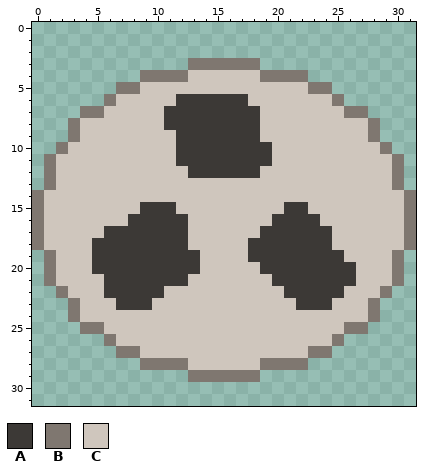
One commit to this pixel-art sprite: backroom/bigspool.png. The picture above was drawn from the file before the commit.
The file is 36x36 pixels. The old version is drawn lined up with the new one, on the new canvas.
Palette (. is transparent): A #3c3936  B #7f7770  C #cfc6bd
Pixels before, first column x 0:
 3 .............BBBBBB.............
 4 .........BBBBCCCCCCBBBB.........
 5 .......BBCCCCCCCCCCCCCCBB.......
 6 ......BCCCCCAAAAAACCCCCCCB......
 7 ....BBCCCCCAAAAAAAACCCCCCCBB....
 8 ...BCCCCCCCAAAAAAAACCCCCCCCCB...
 9 ...BCCCCCCCCAAAAAAACCCCCCCCCB...
10 ..BCCCCCCCCCAAAAAAAACCCCCCCCCB..
11 .BCCCCCCCCCCAAAAAAAACCCCCCCCCCB.
12 .BCCCCCCCCCCCAAAAAACCCCCCCCCCCB.
13 .BCCCCCCCCCCCCCCCCCCCCCCCCCCCCB.
14 BCCCCCCCCCCCCCCCCCCCCCCCCCCCCCCB
15 BCCCCCCCCAAACCCCCCCCCAACCCCCCCCB
16 BCCCCCCCAAAAACCCCCCCAAAACCCCCCCB
17 BCCCCCAAAAAAACCCCCCAAAAAACCCCCCB
18 BCCCCAAAAAAAACCCCCAAAAAAACCCCCCB
19 .BCCCAAAAAAAAACCCCAAAAAAAACCCCB.
20 .BCCCAAAAAAAAACCCCCAAAAAAAACCCB.
21 .BCCCCAAAAAAACCCCCCCAAAAAAACCCB.
22 ..BCCCAAAAACCCCCCCCCCAAAAACCCB..
23 ...BCCCAAACCCCCCCCCCCCAAACCCB...
24 ...BCCCCCCCCCCCCCCCCCCCCCCCCB...
25 ....BBCCCCCCCCCCCCCCCCCCCCBB....
26 ......BCCCCCCCCCCCCCCCCCCB......
27 .......BBCCCCCCCCCCCCCCBB.......
28 .........BBBBCCCCCCBBBB.........
29 .............BBBBBB.............
The same view after the edit:
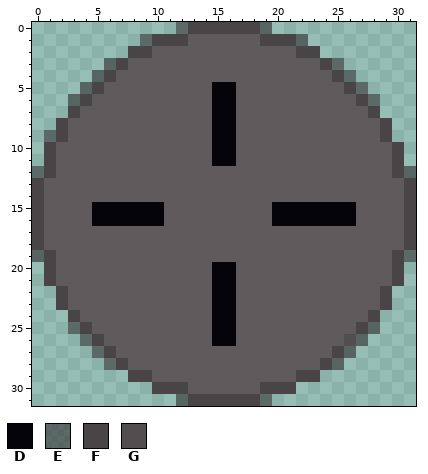
Colours new in this view: D #050509  E #3734369c  F #494445  G #524d4e
The edit:
canvas 36x36 -> 32x32, the old top-left corner now at -2,-2 (the part of the old canvas that was cut away was empty and is not shown)
Colour C changes from #cfc6bd to #5f5b5c.
The edit adds colour C in row 1 at x 13 to 18; in row 2 at x 10 to 21; in row 3 at x 8 to 12 and 19 to 23; in row 4 at x 7 to 8 and 23 to 24; in row 5 at x 6 and 25; in row 6 at x 5 and 26.
The edit adds colour C in row 28 at x 8 and 23; in row 29 at x 10 to 12 and 19 to 21; in row 30 at x 13 to 18.
Colour A gives way to colour C in row 6 at x 12 to 14 and 17; in rows 7 to 8 at x 11 to 14 and 17 to 18; in row 9 at x 12 to 14 and 17 to 18; in rows 10 to 11 at x 12 to 14 and 17 to 19; in row 12 at x 13 to 18; in row 15 at x 11.
Colour A gives way to colour C in row 16 at x 11 to 12; in row 17 at x 6 to 12 and 19 to 24; in row 18 at x 5 to 12 and 18 to 24; in row 19 at x 5 to 13 and 18 to 25; in row 20 at x 5 to 13 and 19 to 26; in row 21 at x 6 to 12 and 20 to 26.
Colour A gives way to colour C in row 22 at x 6 to 10 and 21 to 25; in row 23 at x 7 to 9 and 22 to 24.
Colour B gives way to colour C in row 3 at x 13 to 18; in row 4 at x 9 to 12 and 19 to 22; in row 5 at x 7 to 8 and 23 to 24; in row 6 at x 6 and 25; in row 7 at x 4 to 5 and 26 to 27; in rows 8 to 9 at x 3 and 28.
Colour B gives way to colour C in row 10 at x 2 and 29; in row 13 at x 1 and 30; in row 23 at x 3 and 28; in row 25 at x 5 and 26; in row 26 at x 6 and 25; in row 27 at x 7 to 8 and 23 to 24.
Colour B gives way to colour C in row 28 at x 9 to 12 and 19 to 22; in row 29 at x 13 to 18.
Colour A gives way to colour D in rows 6 to 11 at x 15 to 16; in row 15 at x 9 to 10 and 21 to 22; in row 16 at x 8 to 10 and 20 to 23.
Colour C gives way to colour D in row 5 at x 15 to 16; in row 15 at x 5 to 8, 20 and 23 to 26; in row 16 at x 5 to 7 and 24 to 26; in rows 20 to 26 at x 15 to 16.
The edit adds colour E in row 0 at x 12 and 19; in row 1 at x 9 and 22; in row 3 at x 6 and 25; in row 4 at x 5 and 26; in row 5 at x 4 and 27; in row 6 at x 3 and 28.
The edit adds colour E in row 9 at x 1; in row 12 at x 0 and 31; in row 19 at x 0 and 31; in row 25 at x 3 and 28; in row 26 at x 4 and 27; in row 27 at x 5 and 26.
The edit adds colour E in row 28 at x 6 and 25; in row 31 at x 12 and 19.
The edit adds colour F in row 0 at x 13 to 18; in row 1 at x 10 to 12 and 19 to 21; in row 2 at x 8 to 9 and 22 to 23; in row 3 at x 7 and 24; in row 4 at x 6 and 25; in row 5 at x 5 and 26.
The edit adds colour F in row 6 at x 4 and 27; in row 7 at x 3 and 28; in rows 8 to 9 at x 2 and 29; in row 10 at x 1 and 30; in row 13 at x 0 and 31; in row 23 at x 2 and 29.
The edit adds colour F in row 26 at x 5; in row 27 at x 6 and 25; in row 28 at x 7 and 24; in row 29 at x 8 to 9 and 22 to 23; in row 30 at x 10 to 12 and 19 to 21; in row 31 at x 13 to 18.
Colour B gives way to colour F in rows 11 to 12 at x 1 and 30; in rows 14 to 18 at x 0 and 31; in rows 19 to 21 at x 1 and 30; in row 22 at x 2 and 29; in row 24 at x 3 and 28; in row 25 at x 4 and 27.
The edit adds colour G in row 26 at x 26.
Changed places in both pictures, as pixel boxes (x1, y1, x2, y2):
changed: (32, 22, 416, 406)
